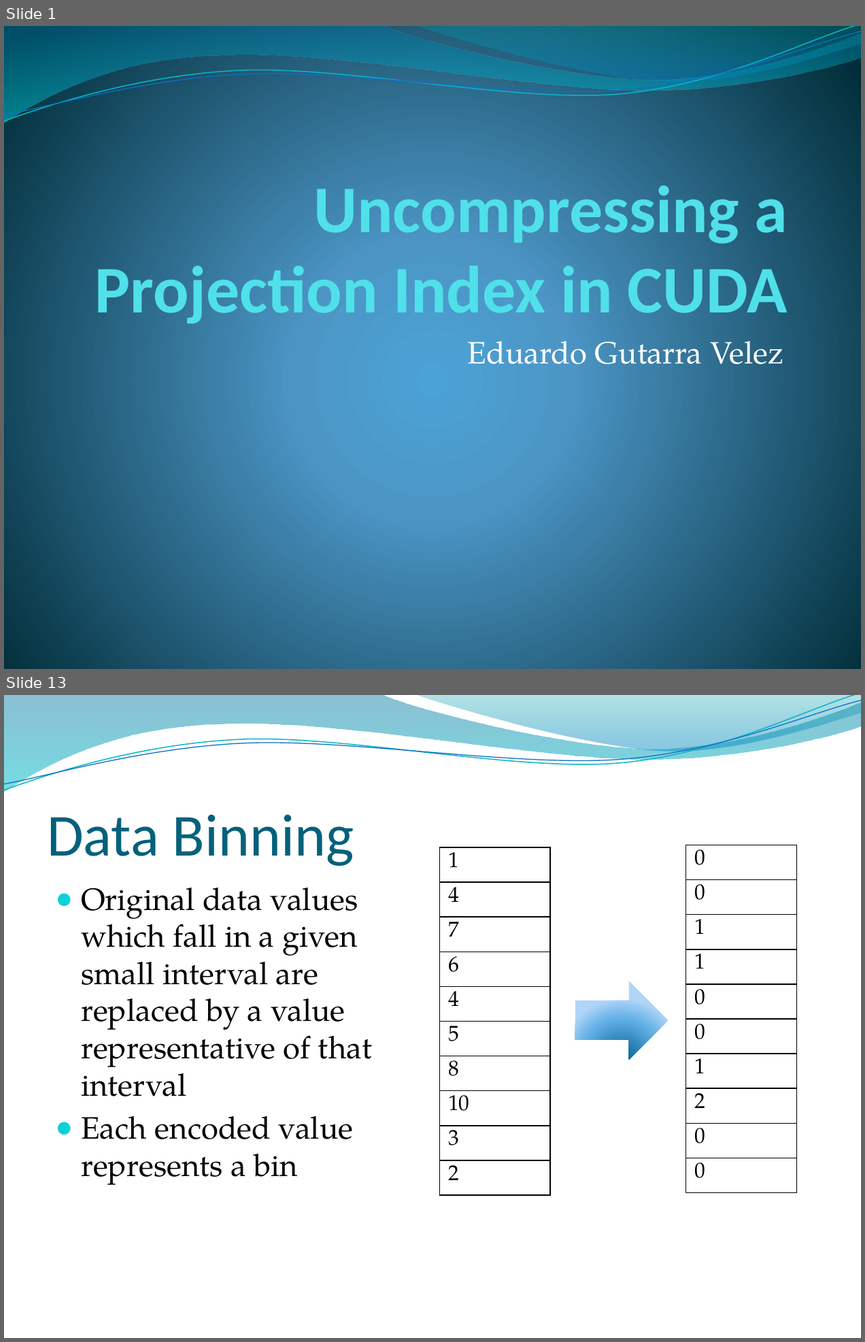
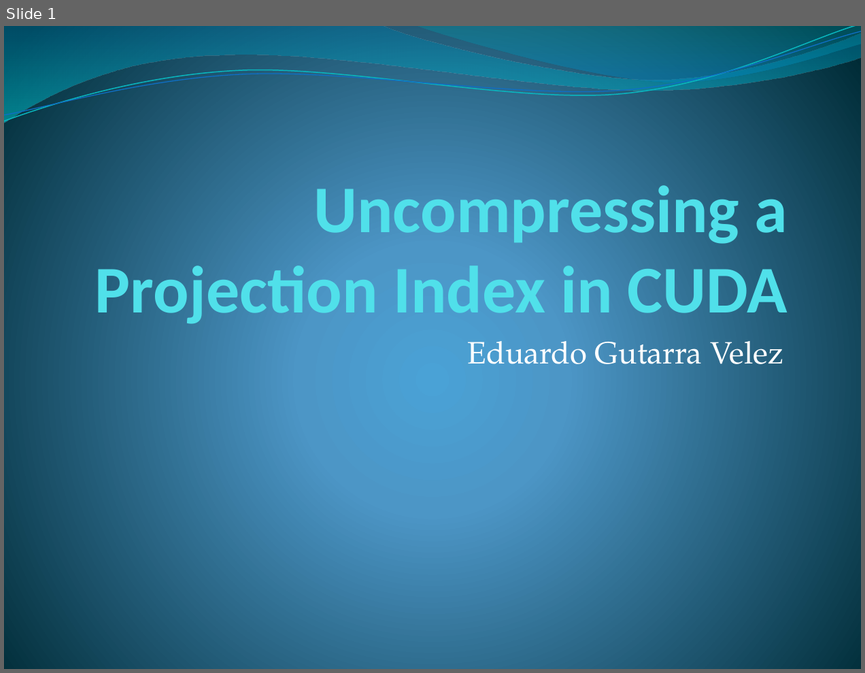
Before and after one commit to edvelezg/unb-pdp2, a slide deck: Project/InterimPresentation.pptx. Shown one above the other, each under a label of ours: slides 1 and 13 before the commit, slide 1 after it; the slides between them are not shown. The pictures are 865x1342 and 865x673 pixels, drawn with LibreOffice and Linux fonts; fonts in the diff are those of the drawing; background and template pictures are left out. Boxes give left, top, right and bottom in pixels: in the first picture for what was removed or moved away, otherwise in the second. Text is boxed around its words. In the diff, an @@ line names an element or a change of style, - is before the commit and + after.

```diff
--- a/Project/InterimPresentation.pptx
+++ b/Project/InterimPresentation.pptx
@@ slide 13 removed at (4,695,861,1338), background picture (left out); not listed: 4 template elements that a slide beside it also shows @@
@@ title removed at (47,815,354,866) @@
-Data Binning
@@ table removed at (439,847,550,1195), 10 rows, 1 columns @@
-1
-4
-7
-6
-4
-5
-8
-10
-3
-2
@@ table removed at (686,845,797,1193), 10 rows, 1 columns @@
-0
-0
-1
-1
-0
-0
-1
-2
-0
-0
@@ text removed at (81,887,373,1185) @@
-● Original data values which fall in a given small interval are replaced by a value representative of that interval
-● Each encoded value represents a bin
@@ left arrow removed at (575,981,668,1059) @@
```
Also in this commit, not shown: 4 slides changed, 4 slides added, 28 other slides removed, 2 other files.
